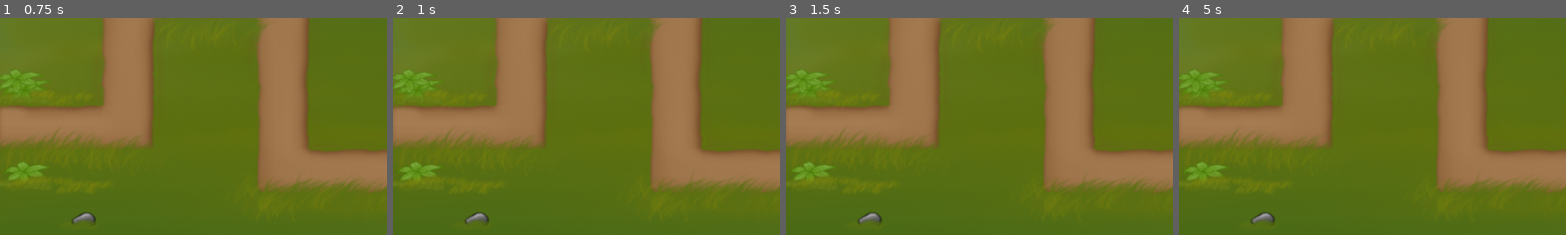
Above: before the commit, frames 1-4 (left to right).
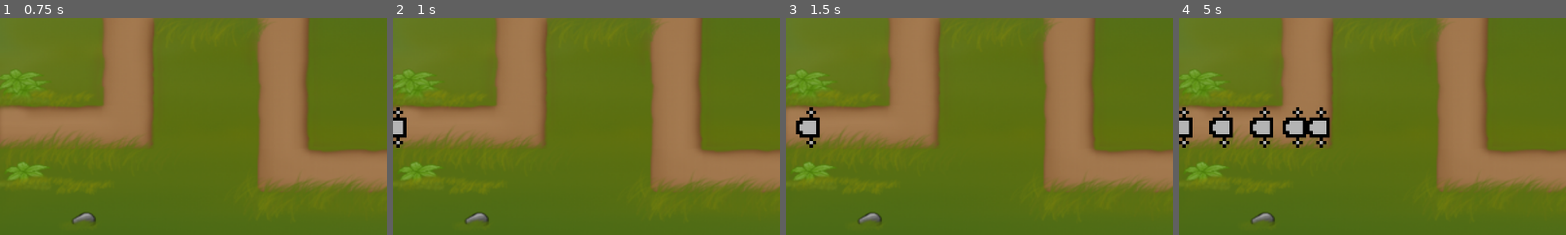
Above: after the commit, the same moments.

Repository: atknony/telemahoss
Game: Godot game, scene res://Scenes/Game.tscn
Two runs of this game, one before a commit and one after it. Both use one fixed random seed, a clock stepped at 60 frames per second and the inputs below.
Inputs:
- Up to frame 1 (0.75 s): tap Enter at 0.5 s
- Up to frame 2 (1 s): no input
- Up to frame 3 (1.5 s): tap Space at 1.25 s
- Up to frame 4 (5 s): no input
The pictures show only the part of the screen within x 0-50%, y 30-80%; the shares and areas given below are measured in that part.

Frame 1 is identical in both runs. In frame 2, 0.5% of the frame differs, in the area x 0-4%, y 41-60%; in frame 3, 0.7%; in frame 4, 3.4%, in the area x 0-40%, y 41-60%.

Commit message:
yaptık bişiler

Diff:
--- a/Scenes/Enemy.tscn
+++ b/Scenes/Enemy.tscn
@@ -6,7 +6,9 @@
 [sub_resource type="RectangleShape2D" id="RectangleShape2D_m1htj"]
 size = Vector2(12, 7)
 
-[node name="Area2D" type="Area2D"]
+[node name="Enemy" type="CharacterBody2D"]
+rotation = 1.5708
+scale = Vector2(5, 5)
 script = ExtResource("1_wovta")
 
 [node name="CollisionShape2D" type="CollisionShape2D" parent="."]
--- a/Scenes/Game.tscn
+++ b/Scenes/Game.tscn
@@ -1,10 +1,15 @@
-[gd_scene load_steps=3 format=3 uid="uid://b77kdm8e0qx48"]
+[gd_scene load_steps=5 format=3 uid="uid://b77kdm8e0qx48"]
 
 [ext_resource type="Script" uid="uid://d0ecyysn3ph1x" path="res://Scripts/game.gd" id="1_gl6un"]
 [ext_resource type="Texture2D" uid="uid://c7k25f7p02k0v" path="res://Assets/Dümenden/dümenMap.png" id="1_iukft"]
+[ext_resource type="PackedScene" uid="uid://xxwaps0biq8j" path="res://Scenes/Enemy.tscn" id="2_j5yw3"]
+
+[sub_resource type="RectangleShape2D" id="RectangleShape2D_j5yw3"]
+size = Vector2(161, 264)
 
 [node name="Node2D" type="Node2D"]
 script = ExtResource("1_gl6un")
+enemy_scene = ExtResource("2_j5yw3")
 
 [node name="Sprite2D" type="Sprite2D" parent="."]
 
@@ -14,6 +19,12 @@
 texture = ExtResource("1_iukft")
 
 [node name="Timer" type="Timer" parent="."]
-wait_time = 4.0
+autostart = true
 
-[connection signal="timeout" from="Timer" to="." method="enemy_spawner"]
+[node name="StaticBody2D" type="StaticBody2D" parent="."]
+
+[node name="CollisionShape2D" type="CollisionShape2D" parent="StaticBody2D"]
+position = Vector2(305, 317)
+shape = SubResource("RectangleShape2D_j5yw3")
+
+[connection signal="timeout" from="Timer" to="." method="enemy_spawn"]
--- a/Scenes/bullet.tscn
+++ b/Scenes/bullet.tscn
@@ -4,7 +4,6 @@
 [ext_resource type="Texture2D" uid="uid://22uaimvwpryr" path="res://Assets/Dümenden/Bullet.png" id="1_xjght"]
 
 [sub_resource type="CircleShape2D" id="CircleShape2D_xjght"]
-radius = 10.0
 
 [node name="bullet" type="Area2D"]
 scale = Vector2(0.1, 0.1)
--- a/Scripts/enemy.gd
+++ b/Scripts/enemy.gd
@@ -1,4 +1,4 @@
-extends Area2D
+extends CharacterBody2D
 
 func _ready() -> void:
 	pass # Replace with function body.
@@ -7,3 +7,4 @@
 # Called every frame. 'delta' is the elapsed time since the previous frame.
 func _process(delta: float) -> void:
 	position.x += 1
+	move_and_slide()
--- a/Scripts/game.gd
+++ b/Scripts/game.gd
@@ -1,6 +1,8 @@
 extends Node2D
 
 @export var enemy_scene : PackedScene
+@onready var wave_started = true
+
 func _ready() -> void:
 	pass
 
@@ -9,6 +11,9 @@
 func _process(delta: float) -> void:
 	pass
 
-
-func enemy_spawner() -> void:
-	pass
+func enemy_spawn() -> void:
+	if wave_started:
+		var enemy = enemy_scene.instantiate()
+		add_child(enemy)
+		enemy.position = Vector2(0,358)
+		print("yarark")
